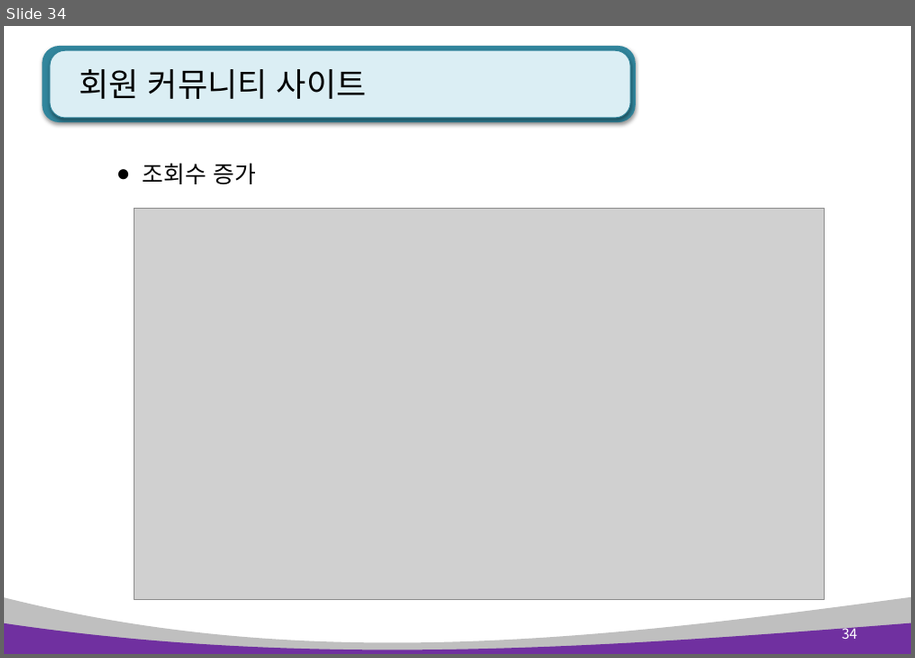
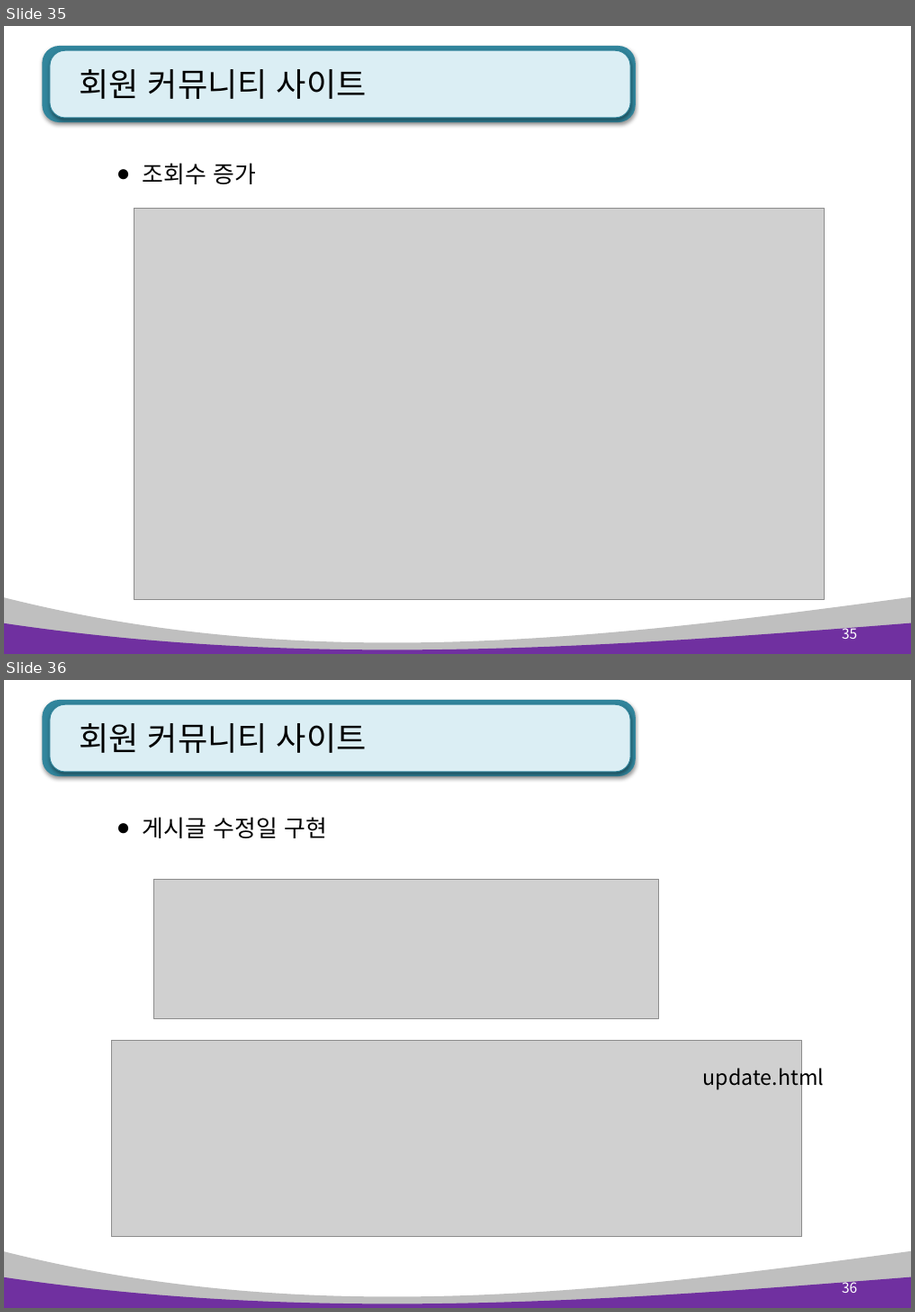
Before and after one commit to pshho/ngreen_project, a slide deck: pyWorks/자료/python_ppt/flask project - 회원 커뮤니티(게시판) .pptx. Shown one above the other, each under a label of ours: slide 34 before the commit, slides 35 and 36 after it. The pictures are 915x658 and 915x1312 pixels, drawn with LibreOffice and Linux fonts; fonts in the diff are those of the drawing; grey boxes stand for pictures. Boxes give left, top, right and bottom in pixels: in the first picture for what was removed or moved away, otherwise in the second. Text is boxed around its words. In the diff, an @@ line names an element or a change of style, - is before the commit and + after.

```diff
--- a/pyWorks/자료/python_ppt/flask project - 회원 커뮤니티(게시판) .pptx
+++ b/pyWorks/자료/python_ppt/flask project - 회원 커뮤니티(게시판) .pptx
@@ slide 36 added at (4,680,911,1308), background #FFFFFF; not listed: 4 template elements that a slide beside it also shows @@
@@ title added at (79,723,367,753), 28 pt, text #000000 @@
+회원 커뮤니티 사이트
@@ text added at (143,817,327,838), 20 pt, text #000000 @@
+● 게시글 수정일 구현
@@ picture added at (154,880,659,1019) @@
@@ picture added at (112,1040,802,1236) @@
@@ text added at (703,1063,824,1090), 18 pt, text #000000 @@
+update.html
@@ page number added at (842,1279,857,1293), 12 pt, text #FFFFFF @@
+36
@@ what was slide 34 is now slide 35 @@
@@ page number at (842,625,857,639): text changed @@
-34
+35
```
Also in this commit, not shown: 4 slides changed, 6 other slides added, 36 other files.
